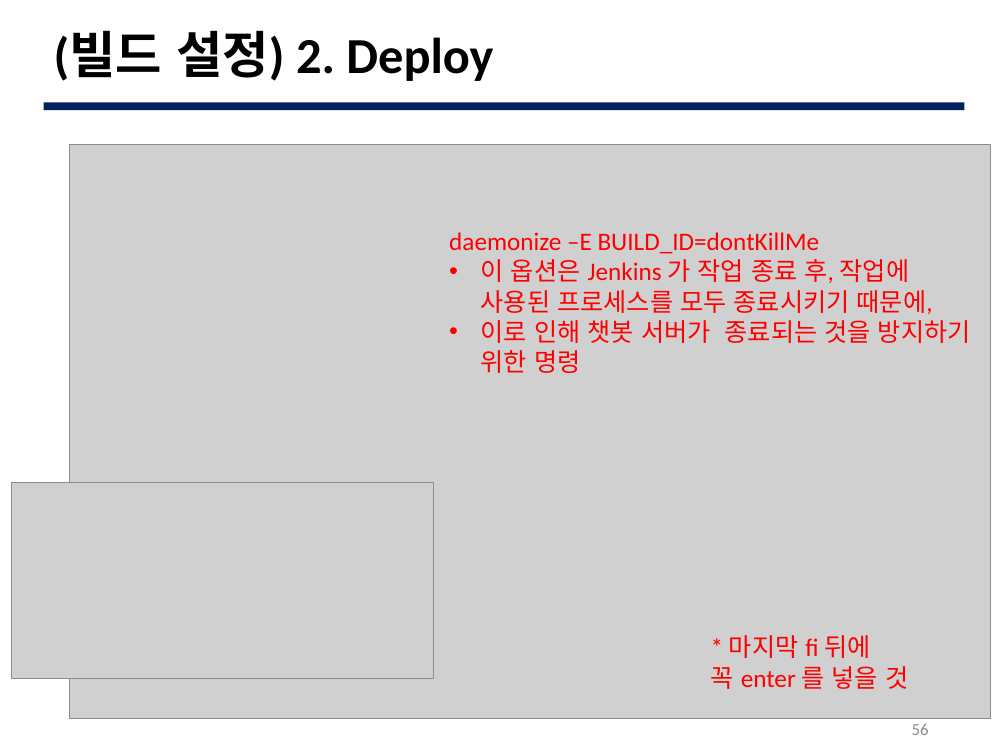
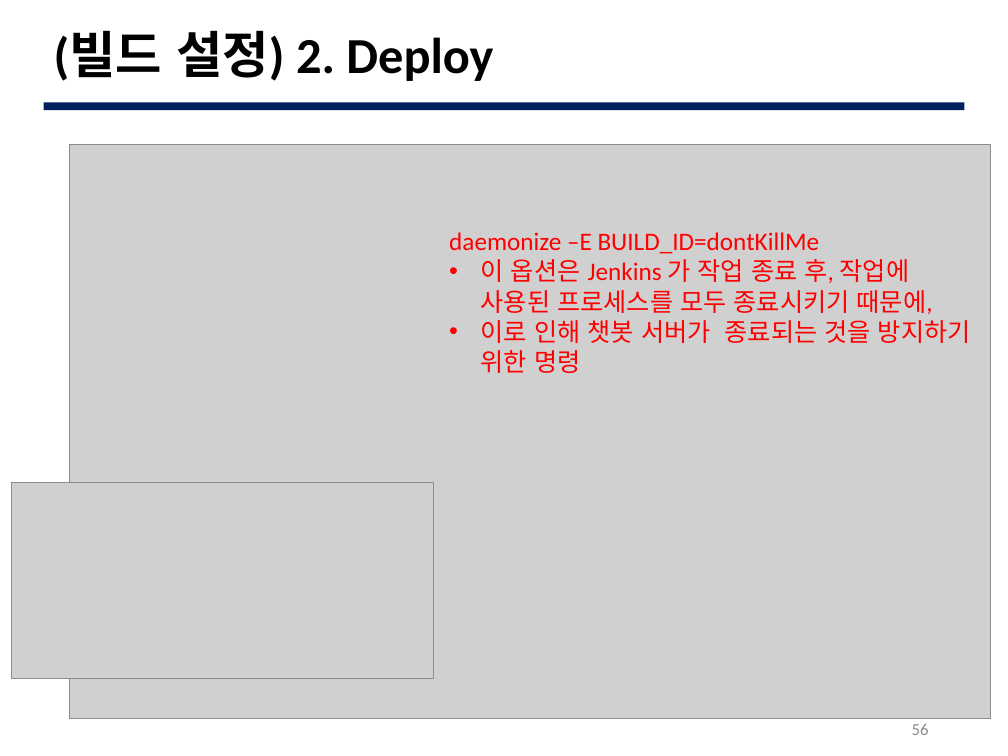
Before and after one commit to JBNU-JEduTools/osscourse, a slide deck: slide 56 of Slides/15. 개발 프로세스 실습 3.pptx. Drawn at 1008x756 pixels with LibreOffice and Linux fonts; fonts in the diff are those of the drawing; grey boxes stand for pictures; background and template pictures are left out. Boxes give left, top, right and bottom in pixels: in the first picture for what was removed or moved away, otherwise in the second. Text is boxed around its words. In the diff, an @@ line names an element or a change of style, - is before the commit and + after.

```diff
--- a/Slides/15. 개발 프로세스 실습 3.pptx
+++ b/Slides/15. 개발 프로세스 실습 3.pptx
@@ text removed at (711, 635, 908, 689) @@
-* 마지막 fi 뒤에
-꼭 enter 를 넣을 것
```
Also in this commit, not shown: 5 other slides changed.
